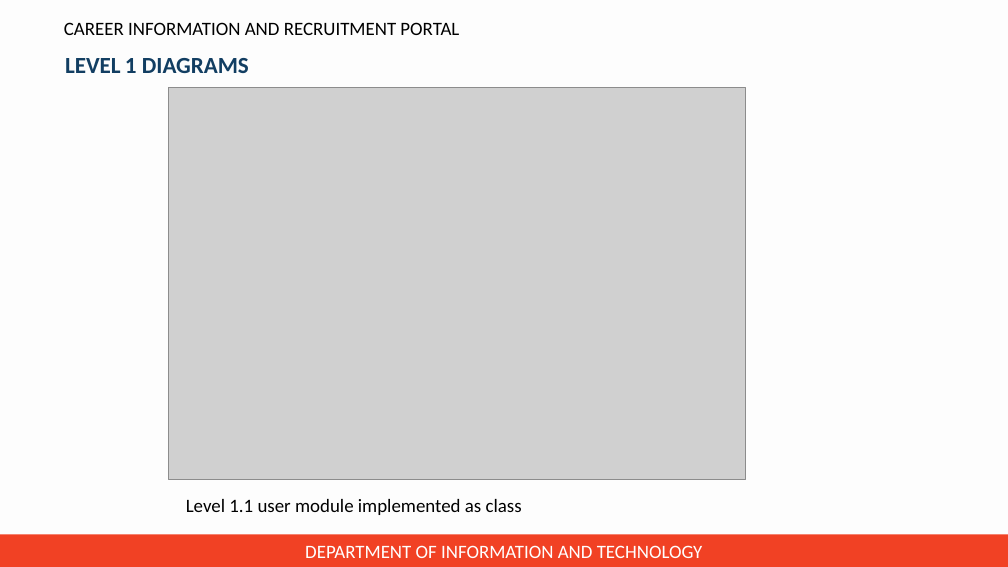
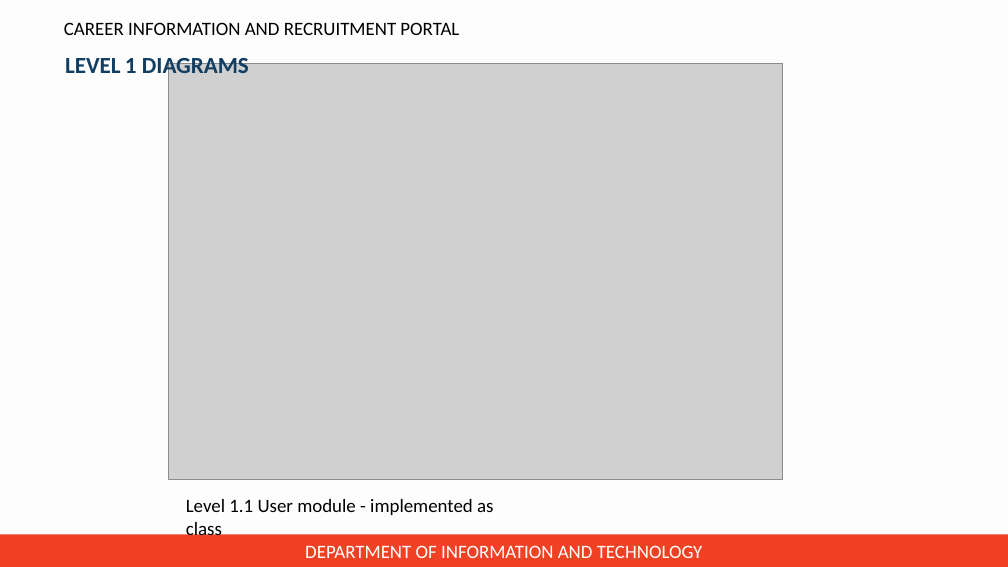
Before and after one commit to jincy-p-janardhanan/Career-Information-and-Recruitment-Portal, a slide deck: slide 12 of Presentation for zeroth review/PPT for zeroth review.pptx. Drawn at 1008x567 pixels with LibreOffice and Linux fonts; fonts in the diff are those of the drawing; grey boxes stand for pictures; background and template pictures are left out. Boxes give left, top, right and bottom in pixels: in the first picture for what was removed or moved away, otherwise in the second. Text is boxed around its words. In the diff, an @@ line names an element or a change of style, - is before the commit and + after.

```diff
--- a/Presentation for zeroth review/PPT for zeroth review.pptx
+++ b/Presentation for zeroth review/PPT for zeroth review.pptx
@@ picture: place and size @@
-picture at box(169, 88, 746, 480)
+picture at box(169, 64, 783, 480)
@@ text at box(186, 499, 493, 540): text changed @@
-Level 1.1 user module implemented as class
+Level 1.1 User module - implemented as class
```
Also in this commit, not shown: 18 other slides changed.
